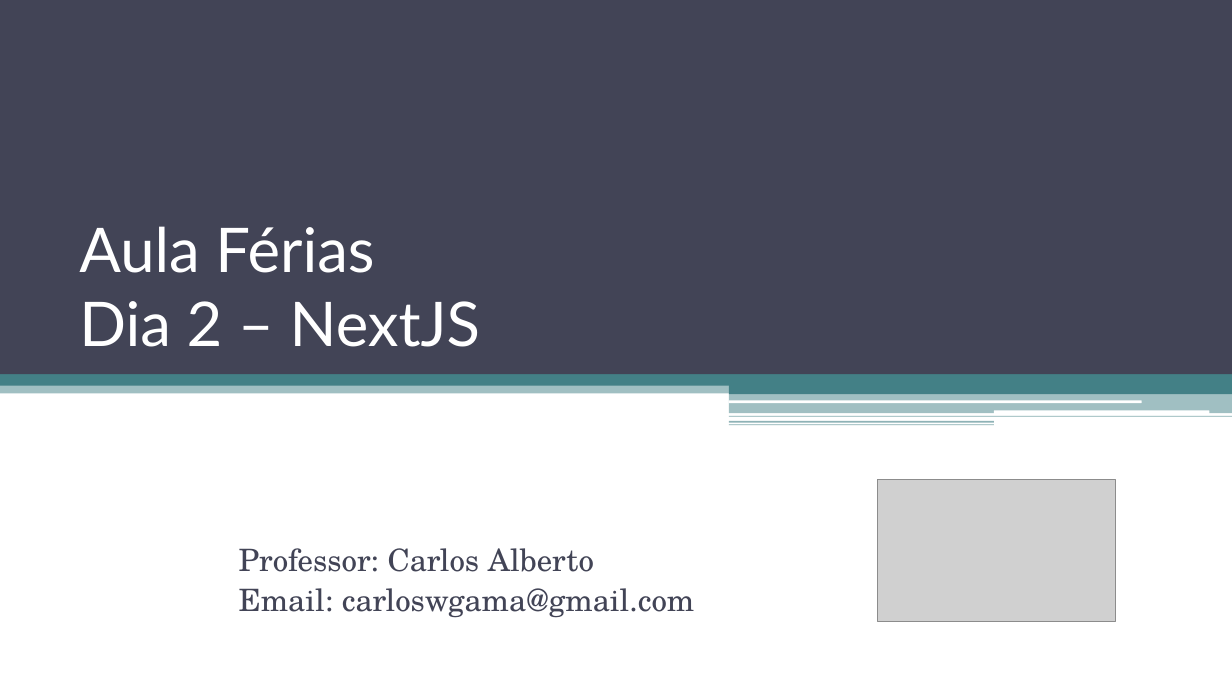
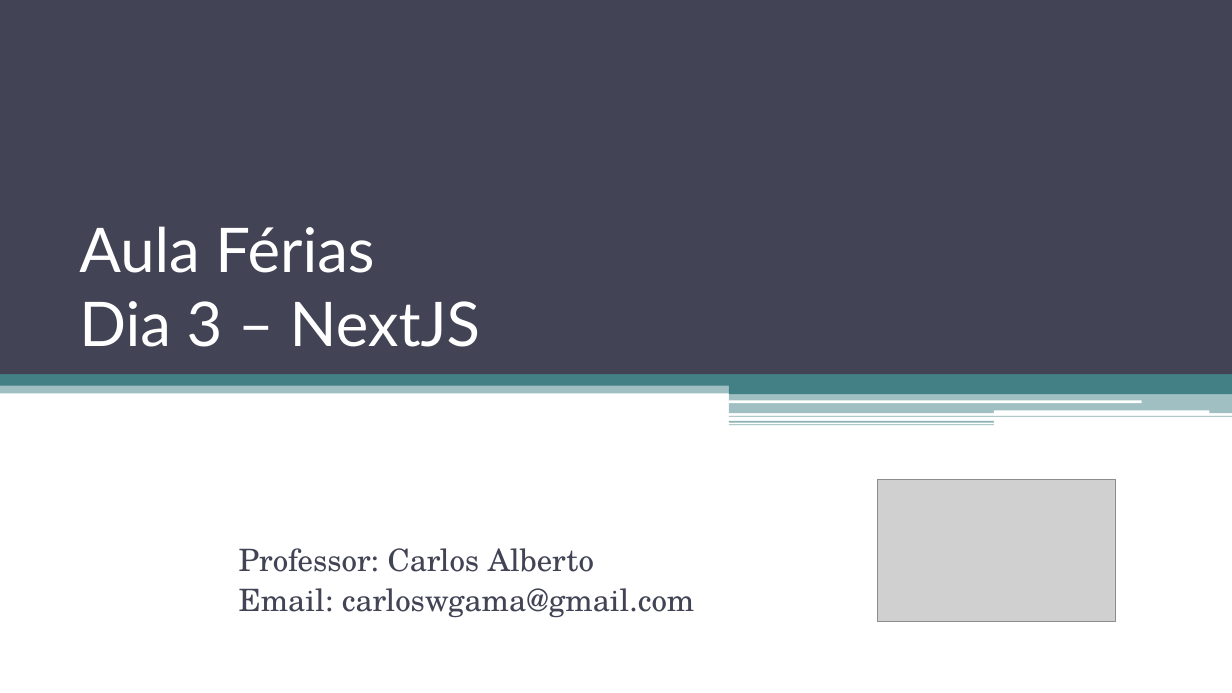
Before and after one commit to CarlosWGama/nest-next, a slide deck: slide 1 of slides/Dia 3 - NextJS.pptx. Drawn at 1232x693 pixels with LibreOffice and Linux fonts; fonts in the diff are those of the drawing; grey boxes stand for pictures. Boxes give left, top, right and bottom in pixels: in the first picture for what was removed or moved away, otherwise in the second. Text is boxed around its words. In the diff, an @@ line names an element or a change of style, - is before the commit and + after.

```diff
--- a/slides/Dia 3 - NextJS.pptx
+++ b/slides/Dia 3 - NextJS.pptx
@@ title at [79, 226, 480, 347]: text changed @@
-Aula Férias
-Dia 2 – NextJS
+Aula Férias
+Dia 3 – NextJS
```
Also in this commit, not shown: 26 other files.
